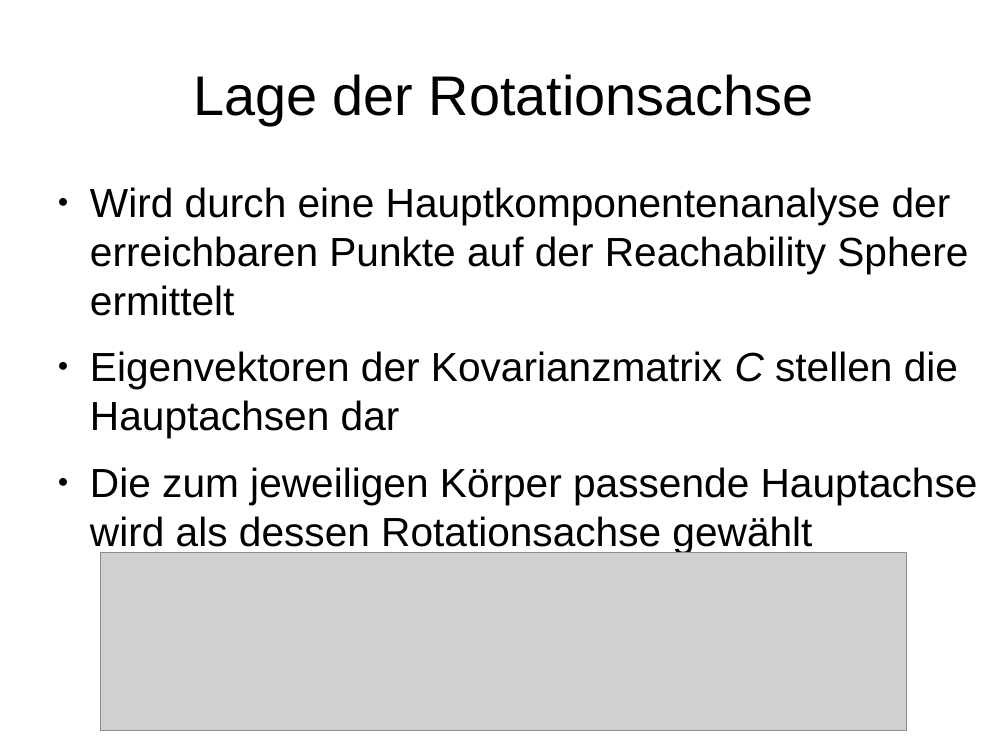
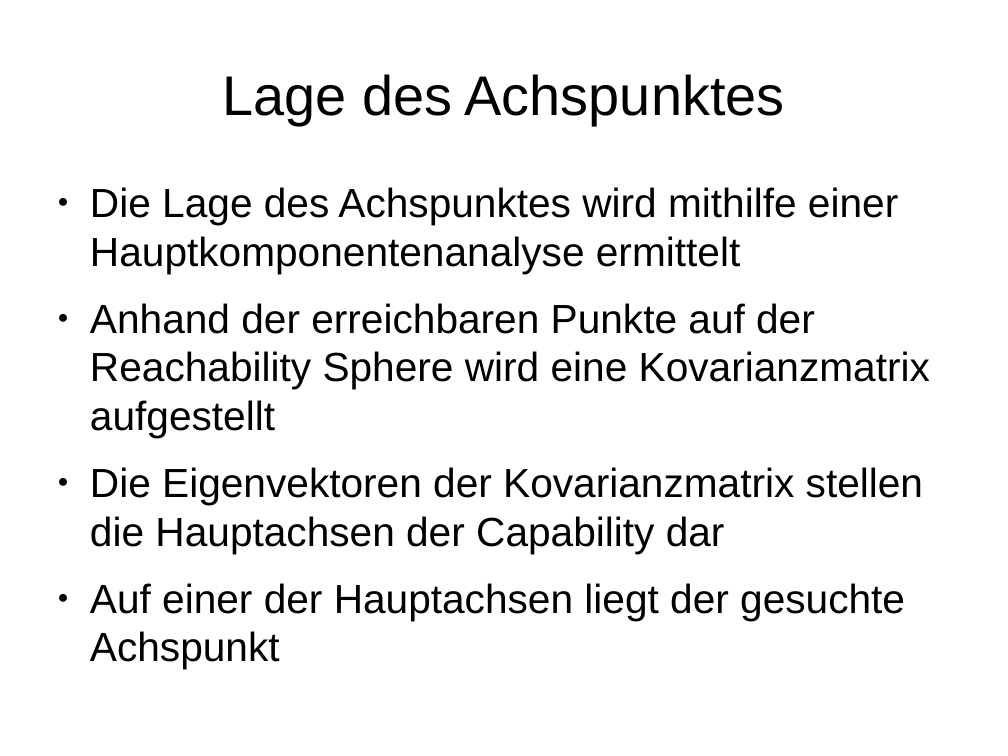
Before and after one commit to JochenKempfle/capability_map, a slide deck: slide 12 of Bachelorarbeit/Präsentation.odp (slide 14 before the commit). Drawn at 1008x756 pixels with LibreOffice and Linux fonts; fonts in the diff are those of the drawing; grey boxes stand for pictures. Boxes give left, top, right and bottom in pixels: in the first picture for what was removed or moved away, otherwise in the second. Text is boxed around its words. In the diff, an @@ line names an element or a change of style, - is before the commit and + after.

Commit message:
updated presentation

```diff
--- a/Bachelorarbeit/Präsentation.odp
+++ b/Bachelorarbeit/Präsentation.odp
@@ title at [223,74,785,125]: text changed @@
-Lage der Rotationsachse
+Lage des Achspunktes
@@ text at [90,187,930,620]: text changed @@
-● Wird durch eine Hauptkomponentenanalyse der erreichbaren Punkte auf der Reachability Sphere ermittelt
-● Eigenvektoren der Kovarianzmatrix C stellen die Hauptachsen dar
-● Die zum jeweiligen Körper passende Hauptachse wird als dessen Rotationsachse gewählt
+● Die Lage des Achspunktes wird mithilfe einer Hauptkomponentenanalyse ermittelt
+● Anhand der erreichbaren Punkte auf der Reachability Sphere wird eine Kovarianzmatrix aufgestellt
+● Die Eigenvektoren der Kovarianzmatrix stellen die Hauptachsen der Capability dar
+● Auf einer der Hauptachsen liegt der gesuchte Achspunkt
@@ picture removed at [101,553,907,731] @@
```
Also in this commit, not shown: 10 other slides changed, 13 slides added, 16 slides removed.
